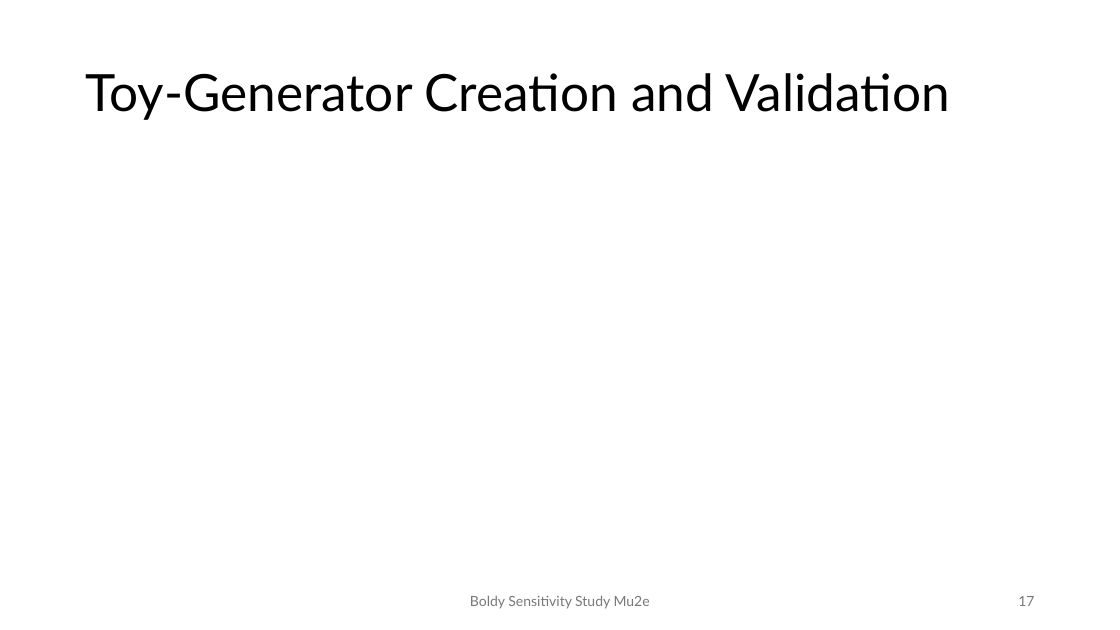
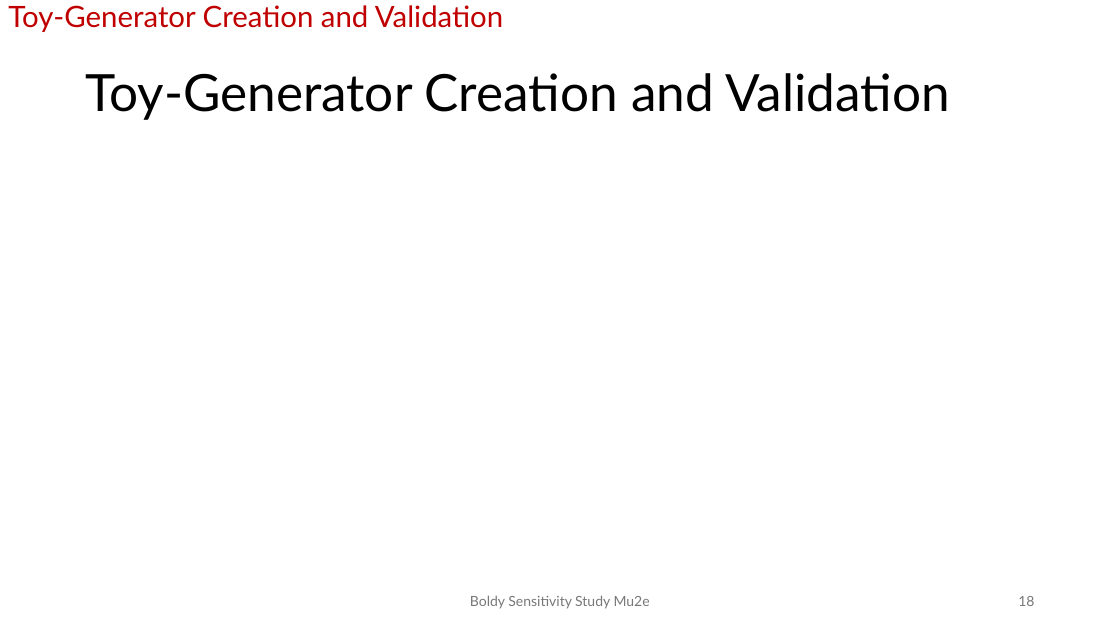
Before and after one commit to andrewboldy/DissertationAndProposalWriting, a slide deck: slide 18 of ProposalWriting/Presentation/BoldyProposalDefense [Autosaved].pptx (slide 17 before the commit). Drawn at 1120x630 pixels with LibreOffice and Linux fonts; fonts in the diff are those of the drawing. Boxes give left, top, right and bottom in pixels: in the first picture for what was removed or moved away, otherwise in the second. Text is boxed around its words. In the diff, an @@ line names an element or a change of style, - is before the commit and + after.

```diff
--- a/ProposalWriting/Presentation/BoldyProposalDefense [Autosaved].pptx
+++ b/ProposalWriting/Presentation/BoldyProposalDefense [Autosaved].pptx
@@ text added at (8,5,503,32), 25.2 pt, text #C00000 @@
+Toy-Generator Creation and Validation
@@ page number at (1018,596,1034,606): text changed @@
-17
+18
```
Also in this commit, not shown: 25 other slides changed, 1 slide added.
